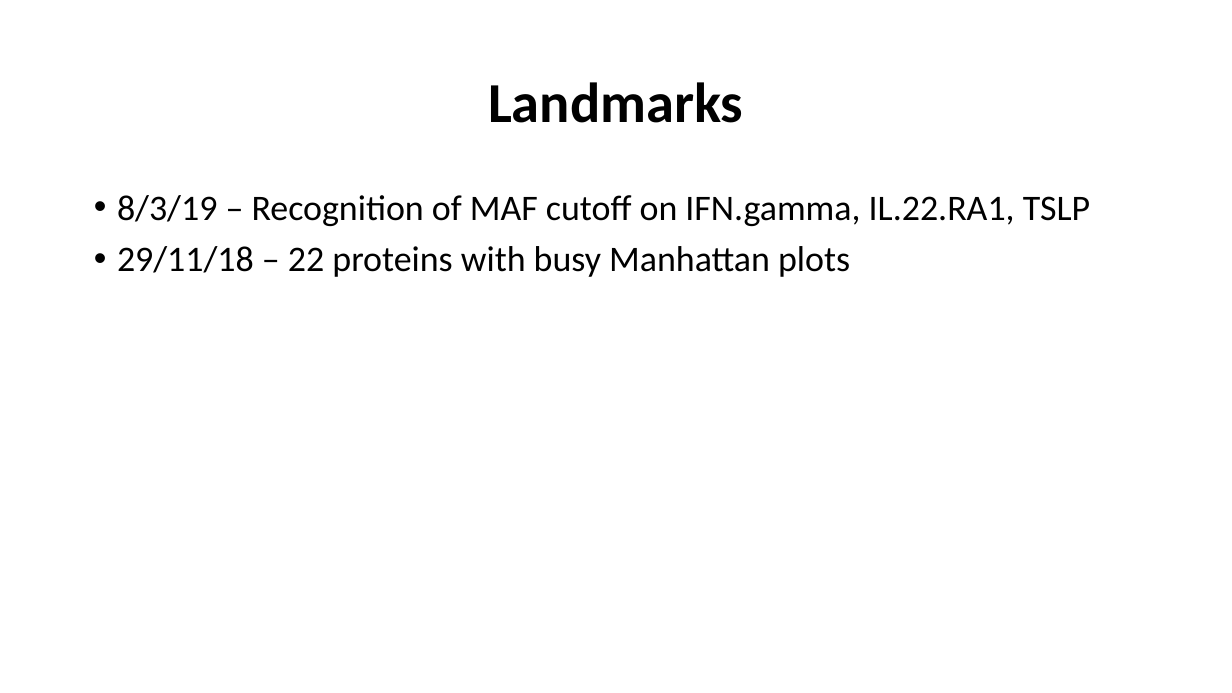
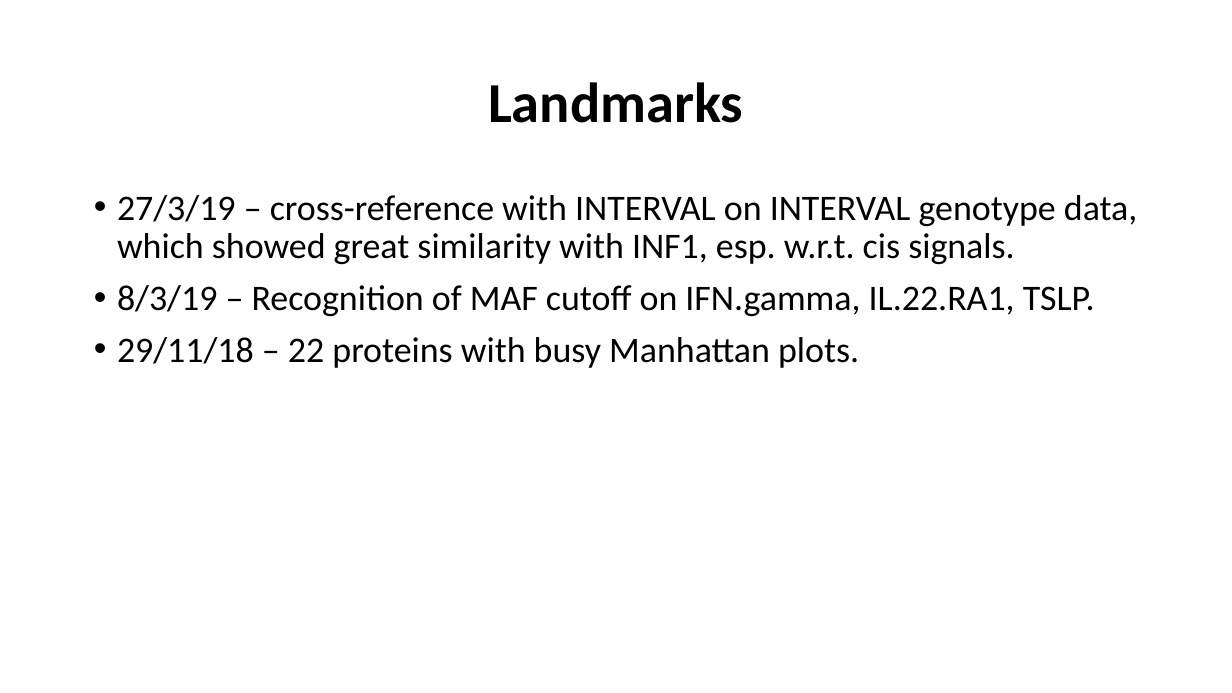
Before and after one commit to jinghuazhao/INF, a slide deck: slide 11 of doc/SCALLOP_INF1-120419.pptx. Drawn at 1232x693 pixels with LibreOffice and Linux fonts; fonts in the diff are those of the drawing. Boxes give left, top, right and bottom in pixels: in the first picture for what was removed or moved away, otherwise in the second. Text is boxed around its words. In the diff, an @@ line names an element or a change of style, - is before the commit and + after.

```diff
--- a/doc/SCALLOP_INF1-120419.pptx
+++ b/doc/SCALLOP_INF1-120419.pptx
@@ text at [117, 195, 1137, 368]: text changed @@
-• 8/3/19 – Recognition of MAF cutoff on IFN.gamma, IL.22.RA1, TSLP
-• 29/11/18 – 22 proteins with busy Manhattan plots
+• 27/3/19 – cross-reference with INTERVAL on INTERVAL genotype data, which showed great similarity with INF1, esp. w.r.t. cis signals.
+• 8/3/19 – Recognition of MAF cutoff on IFN.gamma, IL.22.RA1, TSLP.
+• 29/11/18 – 22 proteins with busy Manhattan plots.
```
Also in this commit, not shown: 7 other slides changed.
